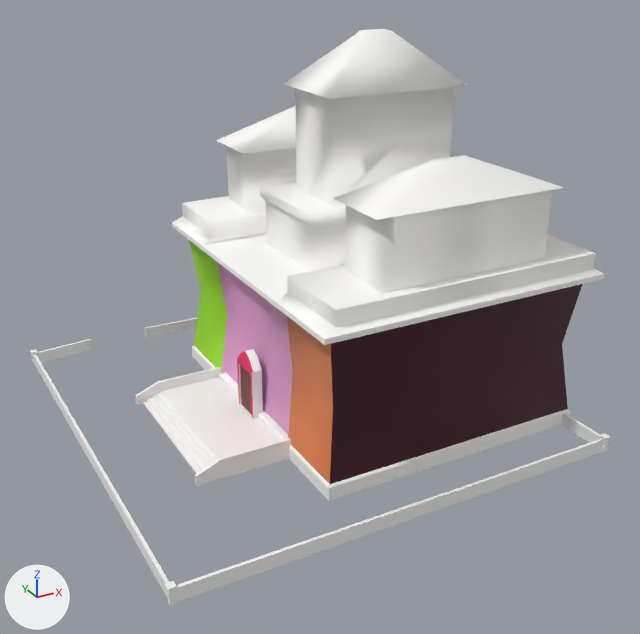
The Blender file Assets/_Project/Models/Fia-Models/HellLibrary.blend, before and after one commit.
Camera for both pictures: a 50 mm lens placed at (-25.0, -71.5, 45.2), pointed at (12.7, -2.9, 10.9). Every picture has the same lights, and +X, +Y and +Z are marked at lower left. Objects named as collision shapes, trigger or cutter boxes, shadow casters or lower levels of detail are left out.

The first picture shows 'Building', 'Door', 'Stair wall', 'Stairs', 'Wall'.
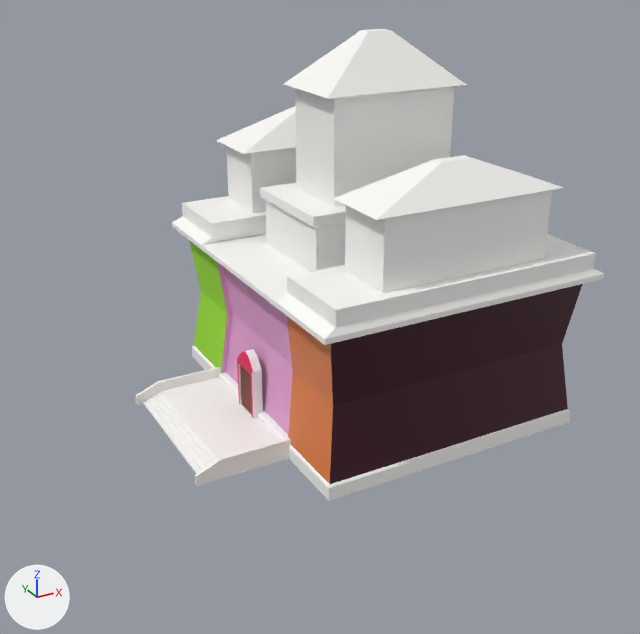
Commit message: Fix shading on Hell library model

What differs and where, as boxes (x1, y1, x2, y2) in the pictures (640 x 634 px):
'Wall', deleted
    before: (30, 317, 611, 606)
part 1 of me_cube_029, shading changed
    both: (172, 29, 604, 501)
part 2 of me_cube_031, shading changed
    both: (237, 349, 263, 419)

The change, as a list of edits to the scene's bpy script:
```text
Change me_cube_029:
    where me_cube_029.from_pydata(...)  # 184 vertices, 182 faces; spans x -14.8..14.8, y -17.0..17.0, z 0.0..36.7
    used by ob_building; location = (20.1, 0.0, 0.0)
    me_cube_029 part 1: edges marked sharp go from 166 to 0
Change me_cube_031:
    where me_cube_031.from_pydata(...)  # 41 vertices, 38 faces; spans x -14.25..-13.18, y -1.74..1.74, z 0.87..7.6
    used by ob_door; location = (20.1, 0.0, 0.0)
    me_cube_031 part 2: all faces are now shaded flat (38 of 38 changed)
Remove ob_wall:
    ob_wall = bpy.data.objects.new('Wall', me_wall_pillar_006)
    ob_wall.location = (0.0, 0.0, 0.0)
```
